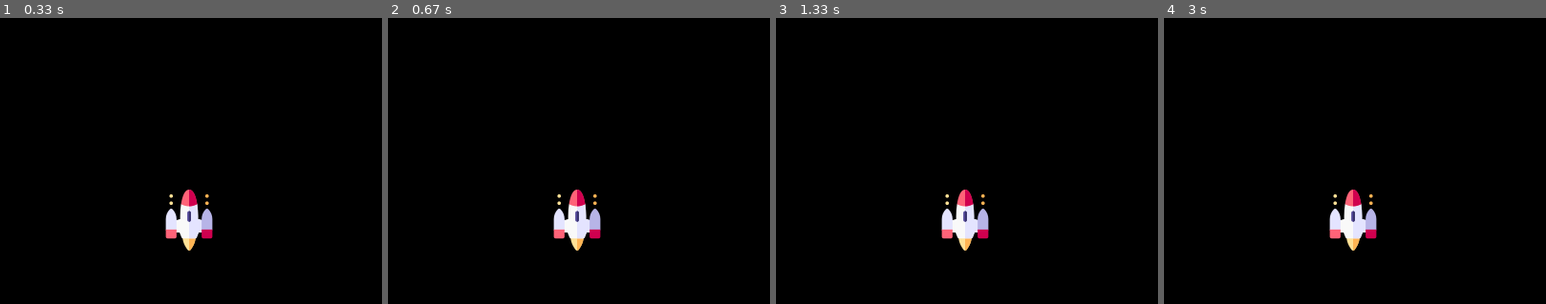
Above: before the commit, frames 1-4 (left to right).
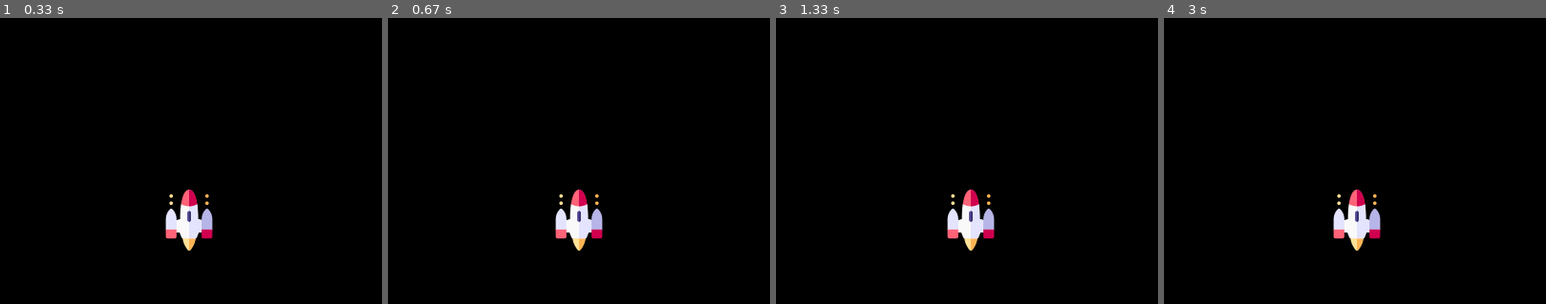
Above: after the commit, the same moments.

Repository: mirmisbahali/pygame-course
Game: pygame game, started from main.py
The game is run twice, just before and just after one commit, with the same random seed, the same clock (stepped at 60 frames per second) and the same inputs.
Inputs:
- Up to frame 1 (0.33 s): no input
- Up to frame 2 (0.67 s): hold Right from 0.33 s (still down)
- Up to frame 3 (1.33 s): release Right at 0.8 s; hold Right 0.83-1.3 s
- Up to frame 4 (3 s): hold Left 1.33-1.87 s; hold Right 2.33-2.97 s
The pictures show only the part of the screen within x 26-76%, y 50-100%; the shares and areas given below are measured in that part.

Frame 1 is identical in both runs. In frame 2, 0.7% of the frame differs, in the area x 43-57%, y 60-82%; in frame 3, 1.4%, in the area x 43-58%, y 60-82%; in frame 4, 1.1%.

Commit message:
added left and right arrow events

Diff:
--- a/main.py
+++ b/main.py
@@ -13,6 +13,7 @@
 playerImg = pygame.image.load('player.png')
 playerX = 370
 playerY = 480
+playerX_change = 0
 
 def player(x,y):
     screen.blit(playerImg, (x, y))
@@ -23,7 +24,6 @@
 
     # RGB value
     screen.fill((0,0,0))
-
     for event in pygame.event.get():
         if event.type == pygame.QUIT:
             running = False
@@ -31,12 +31,13 @@
         if event.type == pygame.KEYDOWN:
             print("A Key is pressed")
             if event.key == pygame.K_LEFT:
-                print("Left arrow is pressed")
+                playerX_change = -0.1
             if event.key == pygame.K_RIGHT:
-                print("Right arrow is pressed")
+                playerX_change = 0.1
+
         if event.type == pygame.KEYUP:
             if event.key == pygame.K_LEFT or event.key == pygame.K_RIGHT:
                 print("Keystroke has been released")
-
+    playerX += playerX_change
     player(playerX, playerY)
     pygame.display.update()
